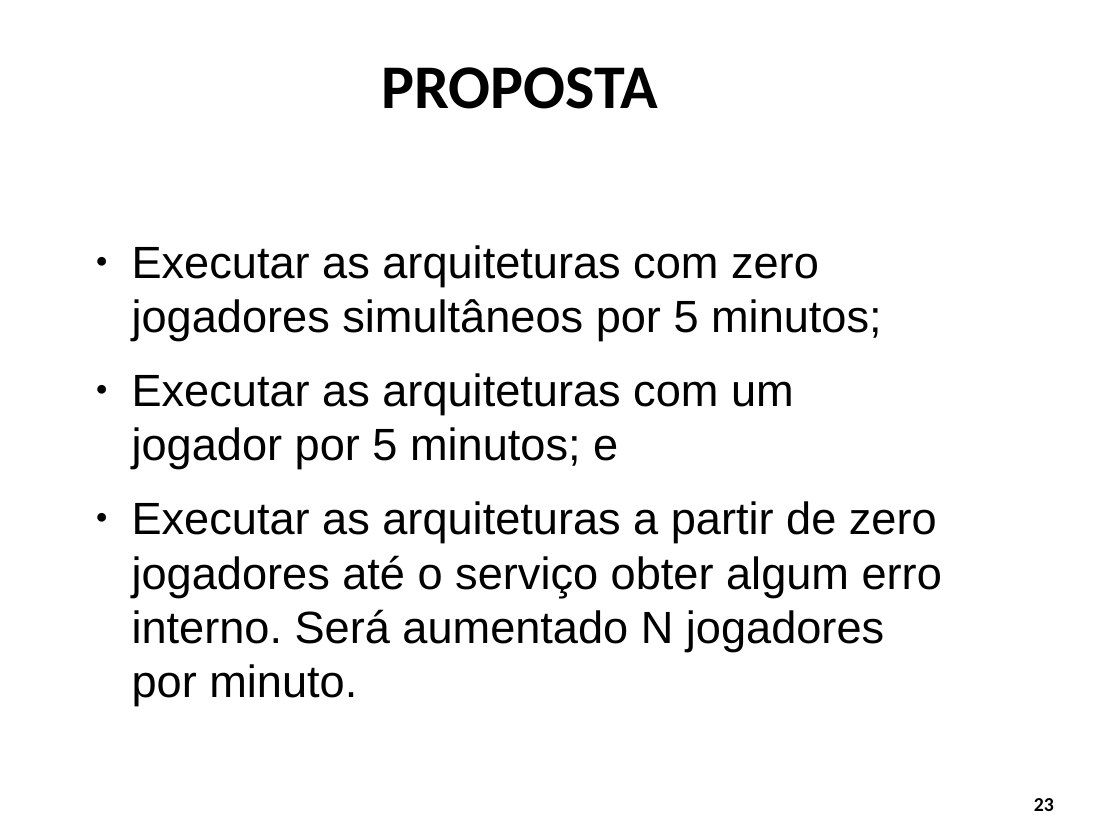
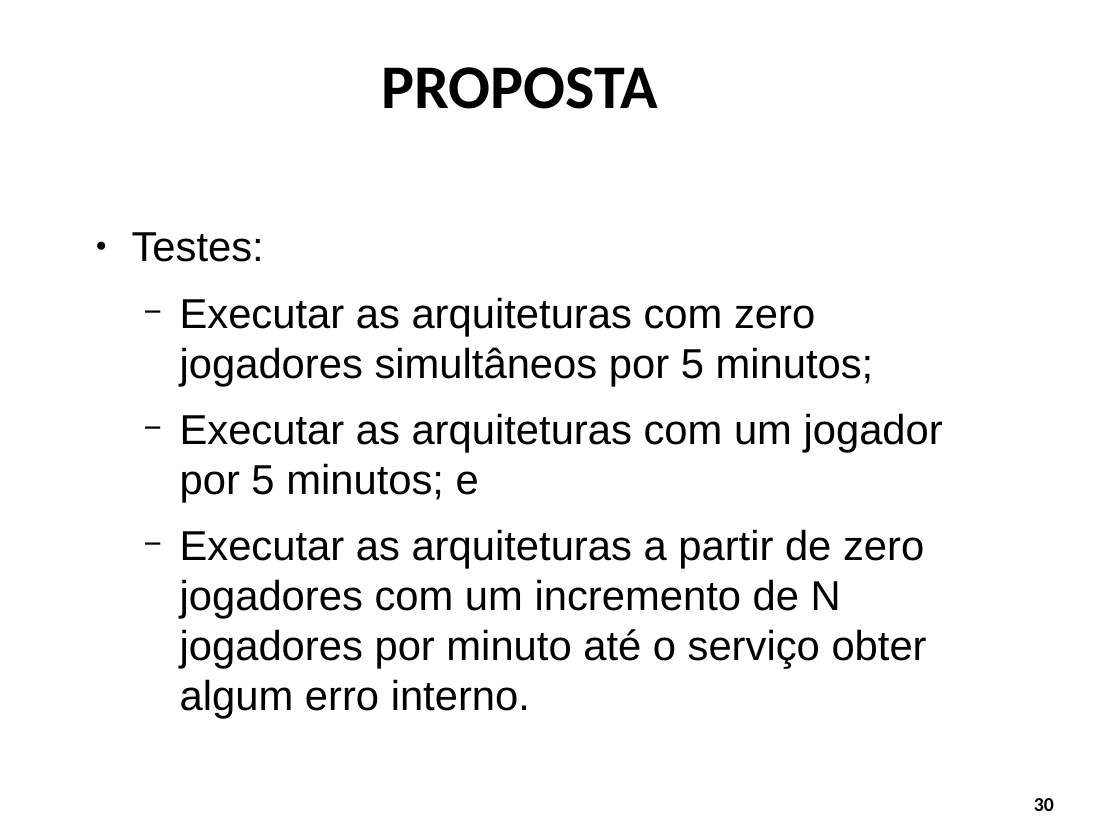
Before and after one commit to Schweigert/TCC, a slide deck: slide 30 of tcc/Apresentacao/apresentacao_tcc1.odp (slide 23 before the commit). Drawn at 1120x840 pixels with LibreOffice and Linux fonts; fonts in the diff are those of the drawing; background and template pictures are left out. Boxes give left, top, right and bottom in pixels: in the first picture for what was removed or moved away, otherwise in the second. Text is boxed around its words. In the diff, an @@ line names an element or a change of style, - is before the commit and + after.

```diff
--- a/tcc/Apresentacao/apresentacao_tcc1.odp
+++ b/tcc/Apresentacao/apresentacao_tcc1.odp
@@ text at box(132, 232, 264, 262): paragraph added @@
+● Testes:
@@ text at box(180, 297, 943, 503): size 32 to 29.6 pt in "Executar as arquiteturas com zero jogadores simultâneos ...", "Executar as arquiteturas com um jogador por ..."; bullet ● to −; list level 1 to 2 in "Executar as arquiteturas com zero ..."; list level 1 to 2 in "Executar as arquiteturas com um ..." @@
@@ text at box(180, 529, 927, 719): text changed; size 32 to 29.6 pt @@
-● Executar as arquiteturas a partir de zero jogadores até o serviço obter algum erro interno. Será aumentado N jogadores por minuto.
+  − Executar as arquiteturas a partir de zero jogadores com um incremento de N jogadores por minuto até o serviço obter algum erro interno.
@@ page number at box(1034, 798, 1054, 811): text changed @@
-23
+30
```
Also in this commit, not shown: 9 other slides changed, 7 slides added.
